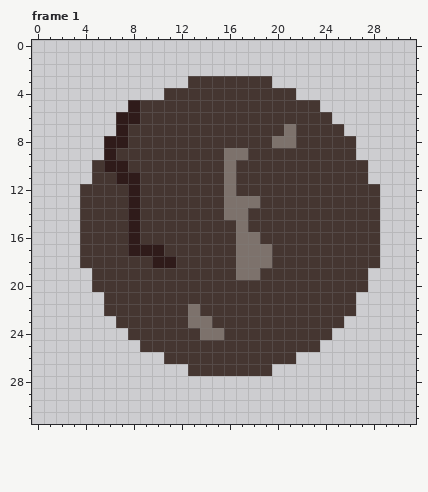
Pixel-art file, stored at assets/aseprite/rock_asteroid.aseprite. That is the earlier state.
32x32 pixels, 4 frames. Shown: frame 1. The commit also changed other frames, which this record leaves out.
The result:
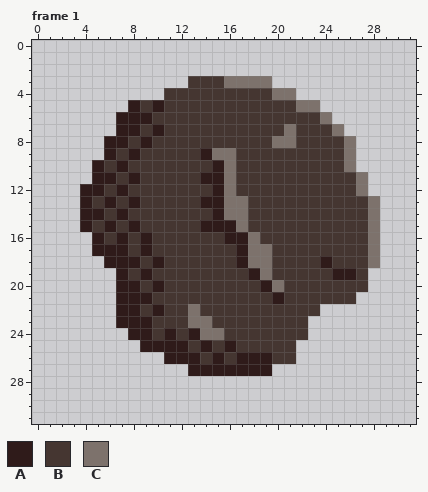
Palette (. is transparent): A #2f1b1a  B #453631  C #7d726c
Diff:
Changed rows in their new state; - is an unchanged pixel.
Frame 1, layer "Layer 2":
first column x 4:
 3 ------------CCCC---------
 4 ----------------CC-------
 5 ------A-----------CC-----
 6 -----A--------------C----
 7 ----A-A--------------C---
 8 -----A----------------C--
 9 ----A-----AC-B--------C--
10 -AB--------A----------C.-
11 -AAB------AA-----------C-
12 AA-AB------A-----------C.
13 A-A-------AA--B---------C
14 AA-AB------A------------C
15 A-A-------AAA-----------C
16 .A-ABA------AA----------C
17 .AAAB-B------A----------C
18 ..AAA--B-----A------A---C
19 -..A-A-------BAC-----AA--
20 -..AA-A--------AC--------
21 --.AAA----------A--------
22 --.AA-A-------------...--
23 ---AAA-------------...---
24 ----AA-A-A---------..----
25 -----AAAA-A-A-----..-----
26 -------AAA-A-AAA---------
27 ---------AAAAAAA---------
